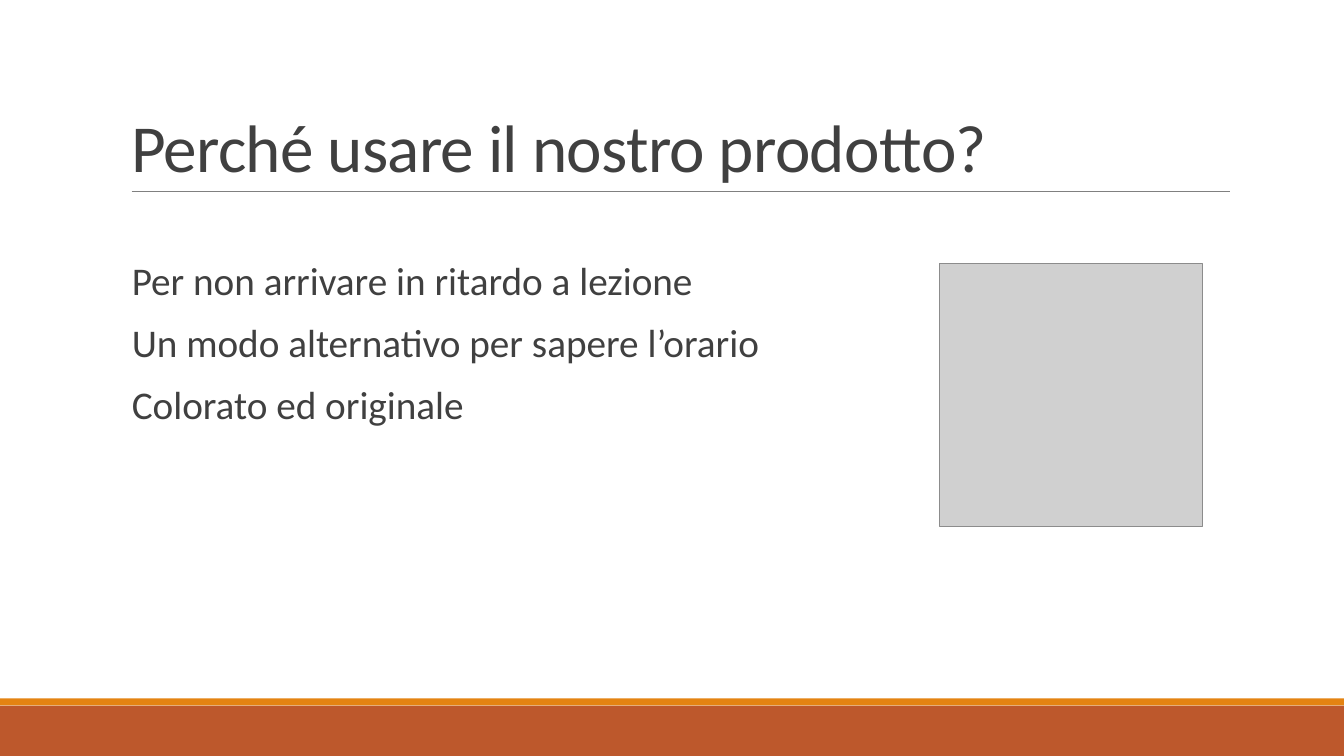
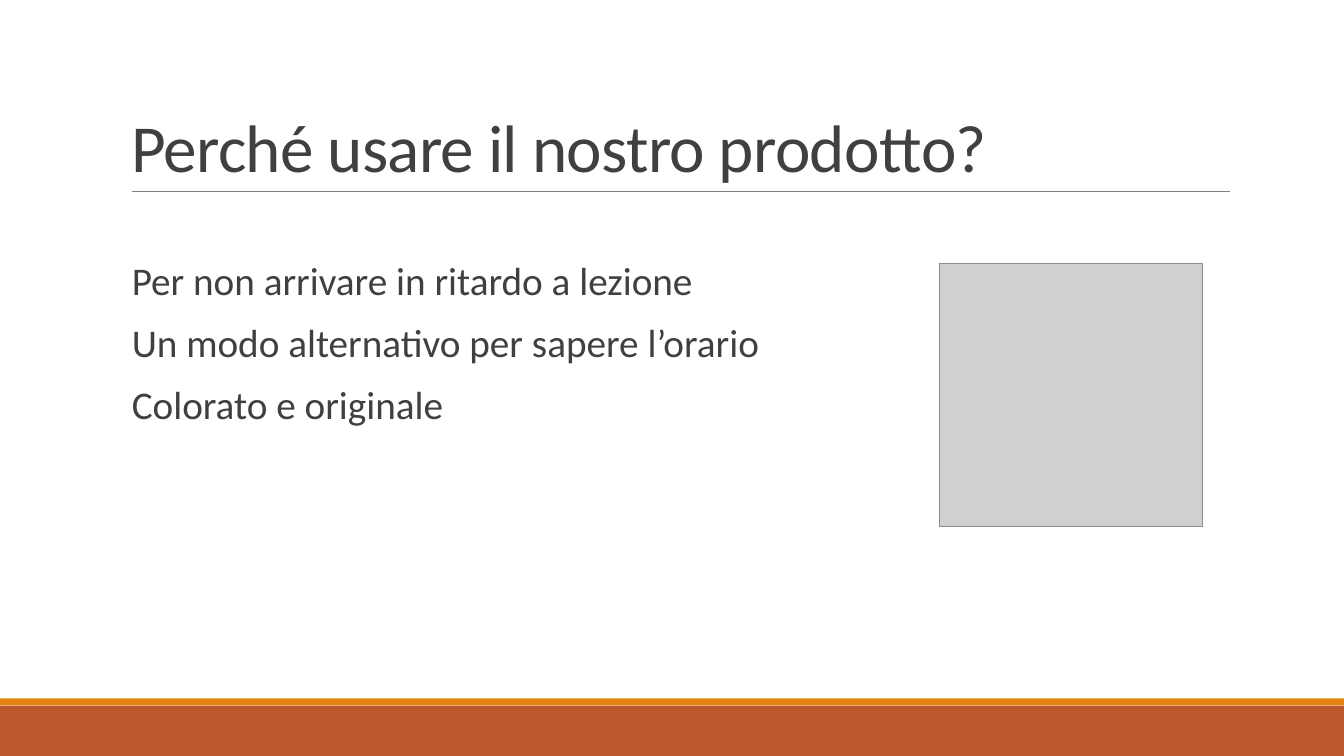
Before and after one commit to PaoloWeishaupt/Word-Clock, a slide deck: slide 3 of Presentazione/Presentazione_Word_Clock.pptx. Drawn at 1344x756 pixels with LibreOffice and Linux fonts; fonts in the diff are those of the drawing; grey boxes stand for pictures. Boxes give left, top, right and bottom in pixels: in the first picture for what was removed or moved away, otherwise in the second. Text is boxed around its words. In the diff, an @@ line names an element or a change of style, - is before the commit and + after.

```diff
--- a/Presentazione/Presentazione_Word_Clock.pptx
+++ b/Presentazione/Presentazione_Word_Clock.pptx
@@ text at (x1=132, y1=391, x2=443, y2=426): text changed @@
-  Colorato ed originale
+  Colorato e originale
```
Also in this commit, not shown: 4 other slides changed.
